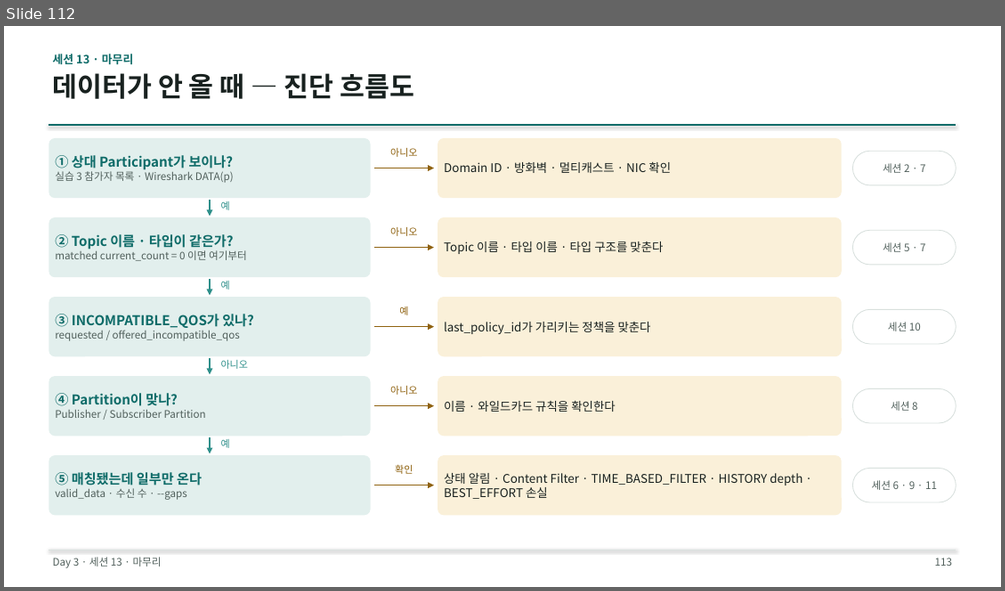
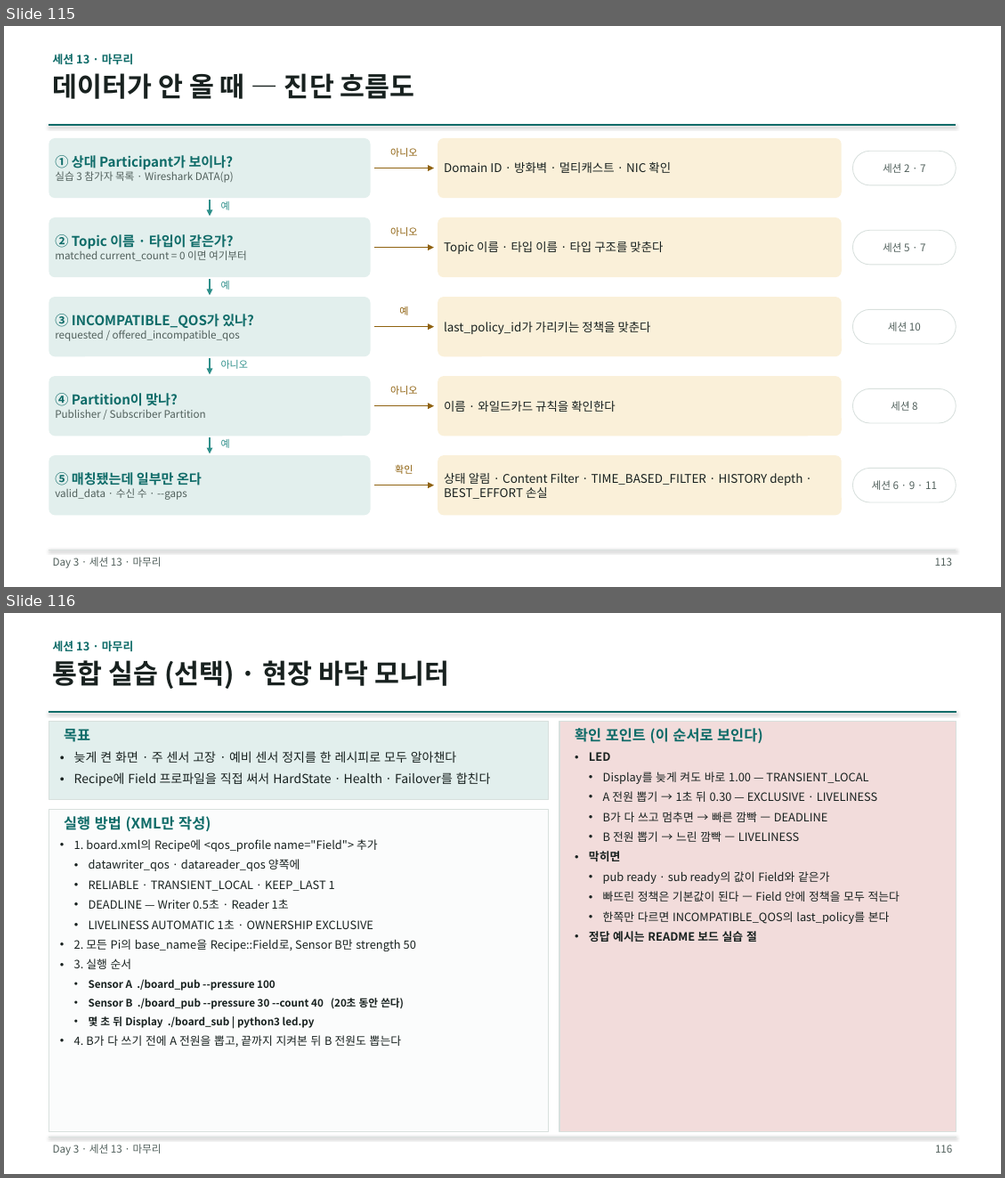
Before and after one commit to IntellectusCorp/int2DDS-lecture, a slide deck: int2dds-lecture-for-beginner.pptx. Shown one above the other, each under a label of ours: slide 112 before the commit, slides 115 and 116 after it. The pictures are 1005x591 and 1005x1178 pixels, drawn with LibreOffice and Linux fonts; fonts in the diff are those of the drawing. Boxes give left, top, right and bottom in pixels: in the first picture for what was removed or moved away, otherwise in the second. Text is boxed around its words. In the diff, an @@ line names an element or a change of style, - is before the commit and + after.

Commit message:
FEAT: Add Raspberry Pi board labs and remove C lab sources
- Add board_pub / board_sub, board.xml and led.py (LED display of instance state)
- Fetch int2DDS from the GitHub develop branch instead of a local path
- Remove the old C labs (dds-lecture-src)
- Update README and slides for the board labs

```diff
--- a/int2dds-lecture-for-beginner.pptx
+++ b/int2dds-lecture-for-beginner.pptx
@@ slide 116 added at (4, 613, 1001, 1174), background #FFFFFF @@
@@ text added at (53, 660, 449, 689), 26 pt, text #18211F, bold @@
+통합 실습 (선택) · 현장 바닥 모니터
@@ text added at (53, 641, 133, 651), 11 pt, text #0E6B68, bold @@
+세션 13 · 마무리
@@ line added from (48, 712) to (956, 712), #0E6B68 1.5 pt @@
@@ rectangle added at (48, 722, 549, 799), fill #E2EFED, outline #D8E0DD 1 pt @@
@@ text added at (64, 729, 90, 742), 14 pt, text #0E6B68, bold @@
+목표
@@ rectangle added at (559, 722, 956, 1131), fill #F2DCDB, outline #D8E0DD 1 pt @@
@@ text added at (574, 728, 762, 743), 14 pt, text #0E6B68, bold @@
+확인 포인트 (이 순서로 보인다)
@@ text added at (74, 751, 491, 786), 12 pt, text #18211F @@
+• 늦게 켠 화면 · 주 센서 고장 · 예비 센서 정지를 한 레시피로 모두 알아챈다
+• Recipe에 Field 프로파일을 직접 써서 HardState · Health · Failover를 합친다
@@ text added at (589, 752, 900, 941), 11 pt, text #18211F @@
+• LED
+• Display를 늦게 켜도 바로 1.00 — TRANSIENT_LOCAL
+• A 전원 뽑기 → 1초 뒤 0.30 — EXCLUSIVE · LIVELINESS
+• B가 다 쓰고 멈추면 → 빠른 깜빡 — DEADLINE
+• B 전원 뽑기 → 느린 깜빡 — LIVELINESS
+• 막히면
+• pub ready · sub ready의 값이 Field와 같은가
+• 빠뜨린 정책은 기본값이 된다 — Field 안에 정책을 모두 적는다
+• 한쪽만 다르면 INCOMPATIBLE_QOS의 last_policy를 본다
+• 정답 예시는 README 보드 실습 절
@@ rectangle added at (48, 809, 549, 1131), fill #FBFCFC, outline #D8E0DD 1 pt @@
@@ text added at (64, 816, 210, 831), 14 pt, text #0E6B68, bold @@
+실행 방법 (XML만 작성)
@@ text added at (74, 839, 416, 1046), 11 pt, text #18211F @@
+• 1. board.xml의 Recipe에 <qos_profile name="Field"> 추가
+• datawriter_qos · datareader_qos 양쪽에
+• RELIABLE · TRANSIENT_LOCAL · KEEP_LAST 1
+• DEADLINE — Writer 0.5초 · Reader 1초
+• LIVELINESS AUTOMATIC 1초 · OWNERSHIP EXCLUSIVE
+• 2. 모든 Pi의 base_name을 Recipe::Field로, Sensor B만 strength 50
+• 3. 실행 순서
+• Sensor A ./board_pub --pressure 100
+• Sensor B ./board_pub --pressure 30 --count 40 (20초 동안 쓴다)
+• 몇 초 뒤 Display ./board_sub | python3 led.py
+• 4. B가 다 쓰기 전에 A 전원을 뽑고, 끝까지 지켜본 뒤 B 전원도 뽑는다
@@ line added from (48, 1136) to (956, 1136), #D8E0DD 0.75 pt @@
@@ text added at (53, 1143, 162, 1155), 10 pt, text #51605C @@
+Day 3 · 세션 13 · 마무리
@@ page number added at (935, 1144, 952, 1152), 10 pt, text #51605C @@
+116
@@ what was slide 112 is now slide 115 @@
```
Also in this commit, not shown: 10 slides changed, 3 other slides added, 43 other files.
